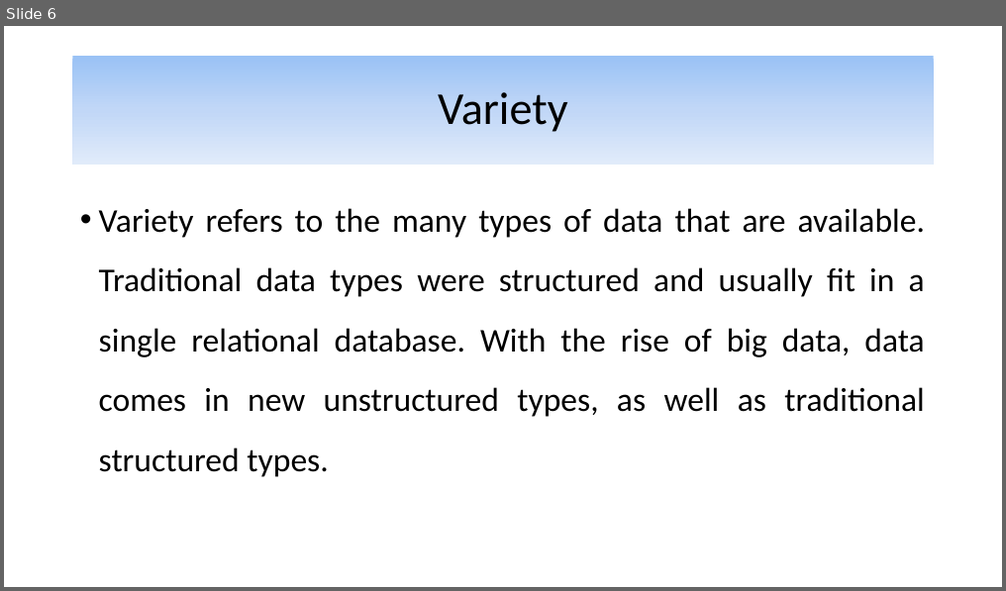
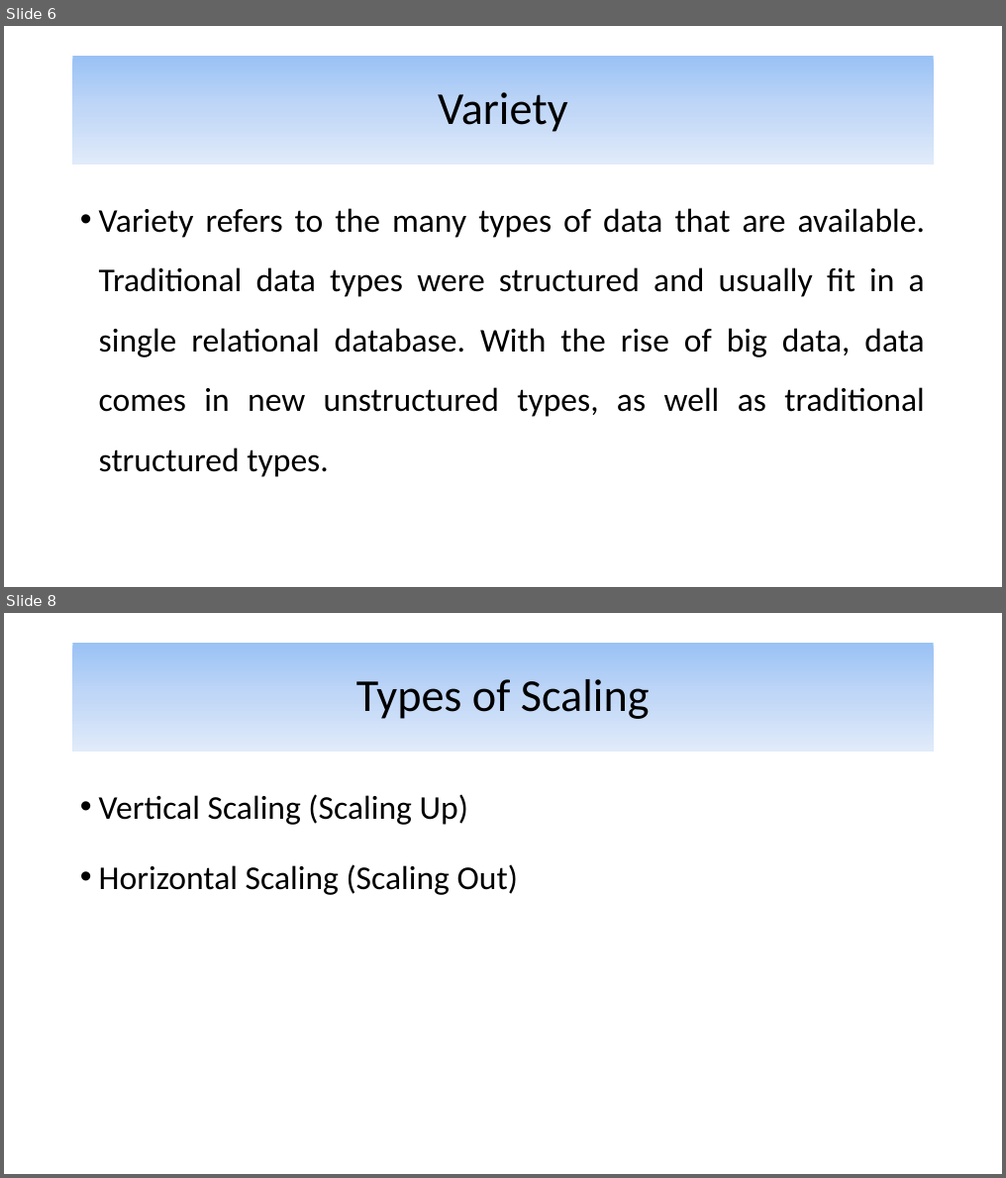
Before and after one commit to alijfri99/presentations, a slide deck: Advanced DBMS Presentation.pptx. Shown one above the other, each under a label of ours: slide 6 before the commit, slides 6 and 8 after it; the slides between them are not shown. The pictures are 1006x591 and 1006x1178 pixels, drawn with LibreOffice and Linux fonts; fonts in the diff are those of the drawing. Boxes give left, top, right and bottom in pixels: in the first picture for what was removed or moved away, otherwise in the second. Text is boxed around its words. In the diff, an @@ line names an element or a change of style, - is before the commit and + after.

Commit message:
Finished types of scaling

```diff
--- a/Advanced DBMS Presentation.pptx
+++ b/Advanced DBMS Presentation.pptx
@@ slide 8 added at <box>4,613,1002,1174</box>, background #FFFFFF @@
@@ title added at <box>73,643,934,752</box>, fill gradient #9AC3F5 to #C2D8F8 to #E1EBFB, 44 pt, text #000000 @@
+Types of Scaling
@@ text added at <box>99,794,518,895</box>, 32 pt, text #000000 @@
+• Vertical Scaling (Scaling Up)
+• Horizontal Scaling (Scaling Out)
```
Also in this commit, not shown: 7 other slides added.
